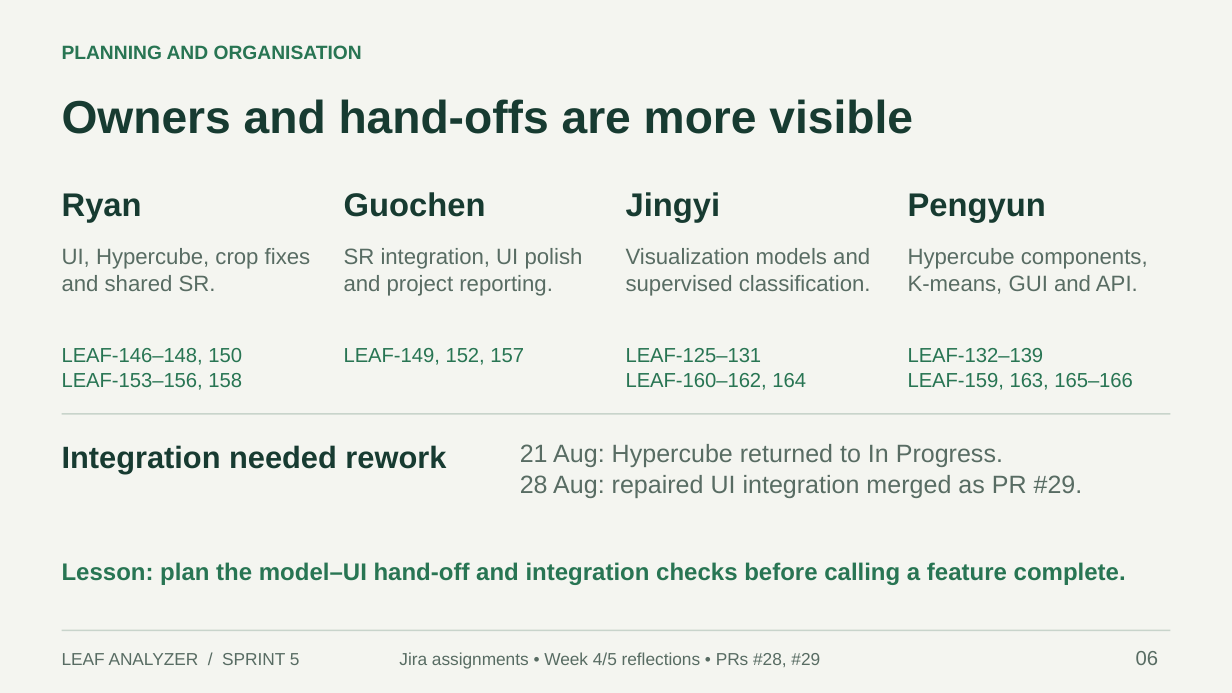
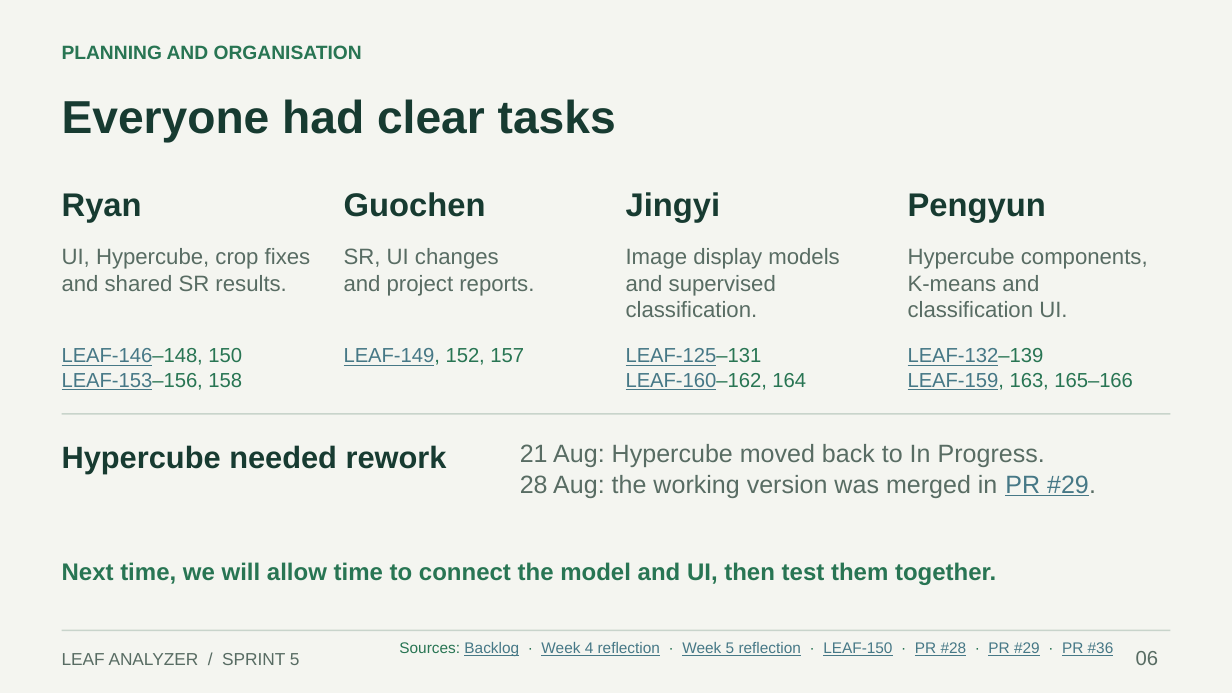
Before and after one commit to Techlauncher-LeafAnalyzer/Hyperspectral-Image-Inspector, a slide deck: slide 6 of docs/presentations/Sprint-5-Review.pptx. Drawn at 1232x693 pixels with LibreOffice and Linux fonts; fonts in the diff are those of the drawing. Boxes give left, top, right and bottom in pixels: in the first picture for what was removed or moved away, otherwise in the second. Text is boxed around its words. In the diff, an @@ line names an element or a change of style, - is before the commit and + after.

Commit message:
docs: simplify sprint review and add linked visual evidence

```diff
--- a/docs/presentations/Sprint-5-Review.pptx
+++ b/docs/presentations/Sprint-5-Review.pptx
@@ text at box(62, 99, 616, 143): text changed @@
-Owners and hand-offs are more visible
+Everyone had clear tasks
@@ text at box(344, 248, 534, 296): text changed @@
-SR integration, UI polish
-and project reporting.
+SR, UI changes
+and project reports.
@@ text at box(626, 248, 839, 317): text changed @@
-Visualization models and
-supervised classification.
+Image display models
+and supervised classification.
@@ text at box(62, 275, 286, 291): text changed @@
-and shared SR.
+and shared SR results.
@@ text at box(908, 275, 1067, 317): text changed @@
-K-means, GUI and API.
+K-means and classification UI.
@@ text "LEAF-146–148, 150" at box(62, 348, 242, 390): text colour #287553 to #467886, underline on in "LEAF-146–148,", "LEAF-153–156," @@
@@ text "LEAF-149, 152, 157" at box(344, 348, 524, 366): text colour #287553 to #467886, underline on in "LEAF-149," @@
@@ text "LEAF-125–131" at box(626, 348, 806, 390): text colour #287553 to #467886, underline on in "LEAF-125–131", "LEAF-160–162," @@
@@ text "LEAF-132–139" at box(908, 348, 1133, 390): text colour #287553 to #467886, underline on in "LEAF-132–139", "LEAF-159," @@
@@ text at box(62, 445, 447, 474): text changed @@
-Integration needed rework
+Hypercube needed rework
@@ text at box(520, 444, 1096, 498): text changed @@
-21 Aug: Hypercube returned to In Progress.
-28 Aug: repaired UI integration merged as PR #29.
+21 Aug: Hypercube moved back to In Progress.
+28 Aug: the working version was merged in PR #29.
@@ text at box(62, 562, 996, 585): text changed @@
-Lesson: plan the model–UI hand-off and integration checks before calling a feature complete.
+Next time, we will allow time to connect the model and UI, then test them together.
@@ text at box(399, 642, 1114, 656): text changed; size 13.5 to 12 pt; text colour #586C63 to #467886 @@
-Jira assignments • Week 4/5 reflections • PRs #28, #29
+Sources: Backlog · Week 4 reflection · Week 5 reflection · LEAF-150 · PR #28 · PR #29 · PR #36
```
Also in this commit, not shown: 10 other slides changed, 3 slides added, 3 slides removed, 1 other file.
